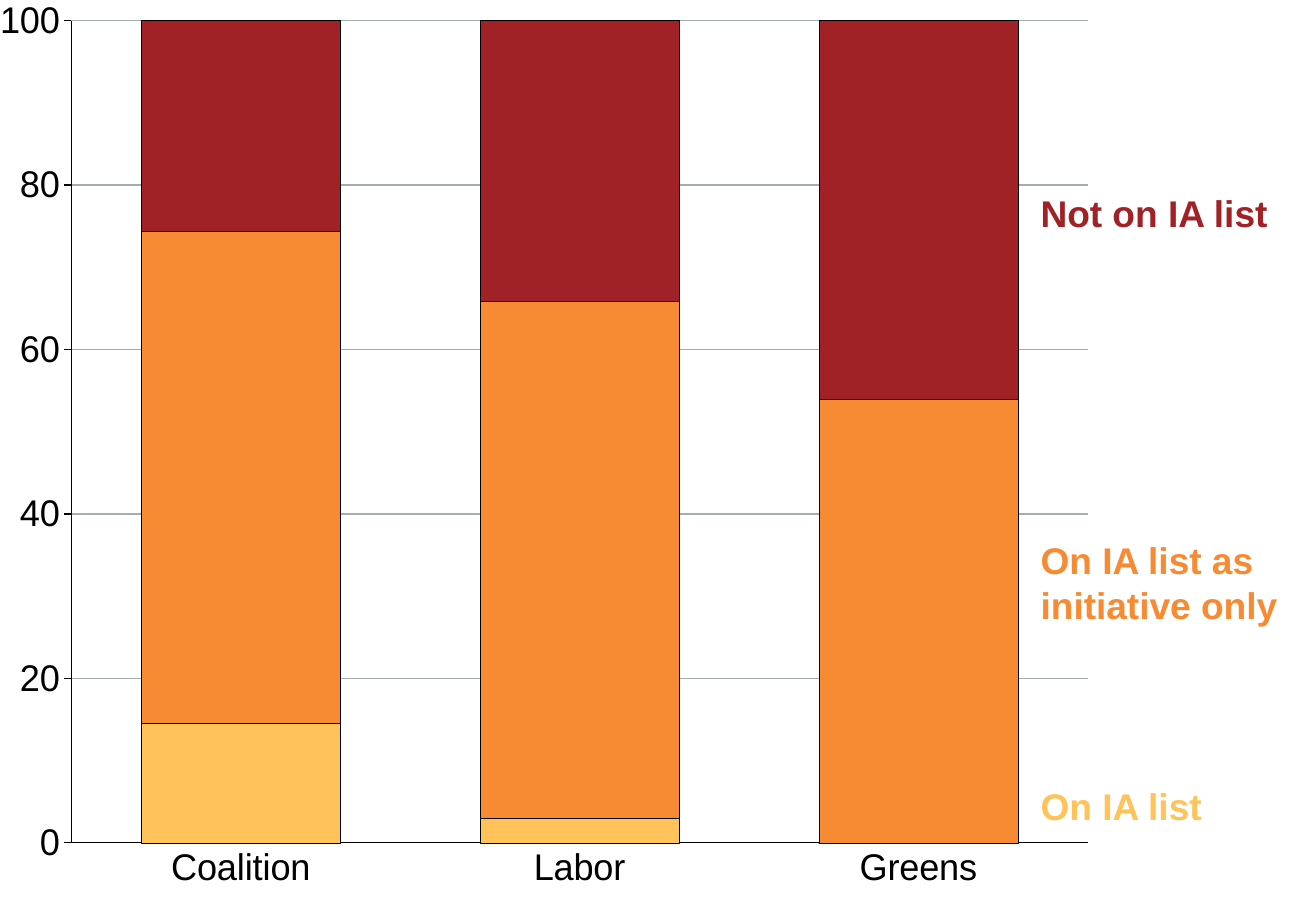
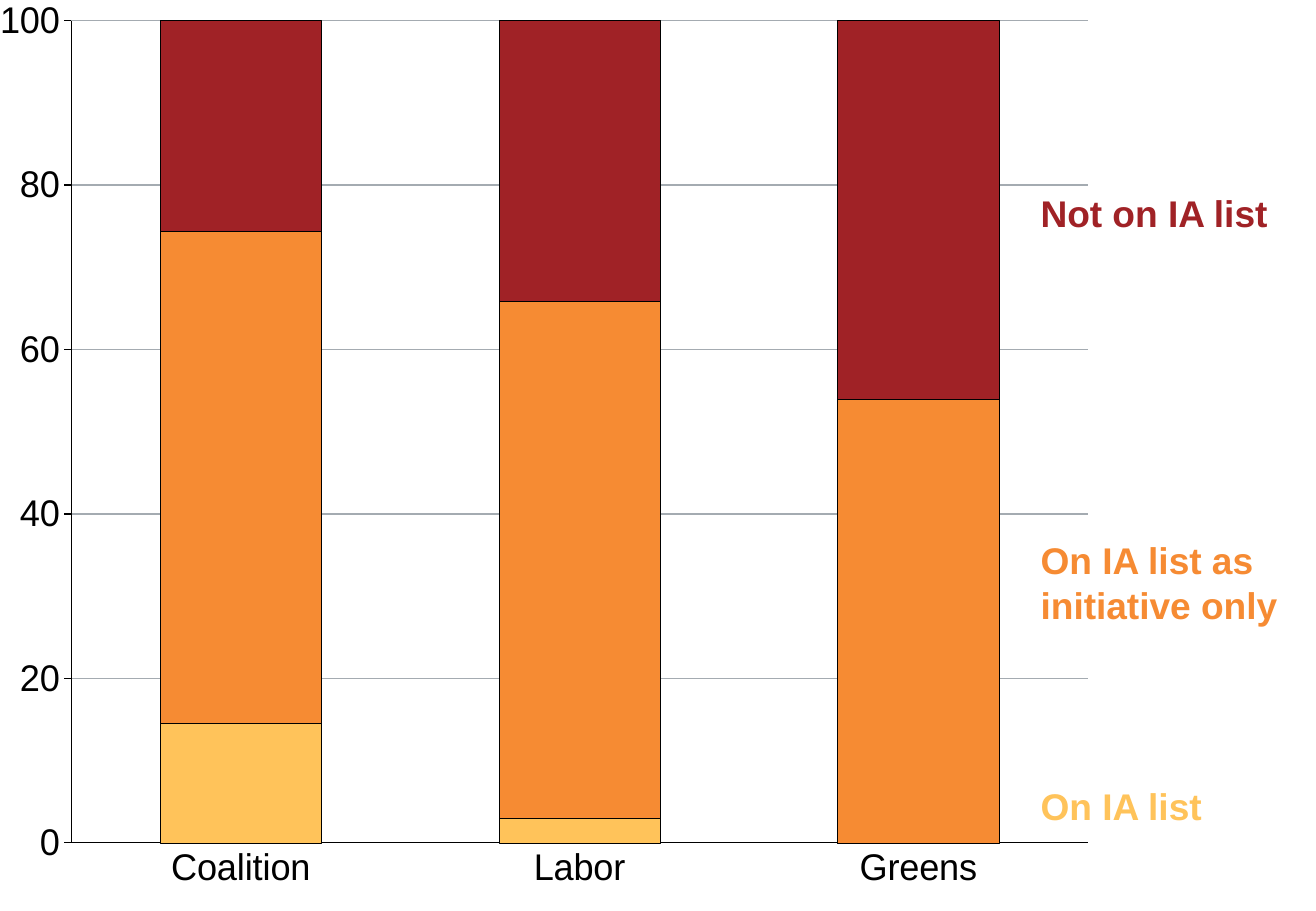
Before and after one commit to grattaninstitute/Cost-overruns-report, a slide deck: slide 9 of atlas/Charts_CO.pptx. Drawn at 1316x911 pixels with LibreOffice and Linux fonts; fonts in the diff are those of the drawing. Boxes give left, top, right and bottom in pixels: in the first picture for what was removed or moved away, otherwise in the second. Text is boxed around its words. In the diff, an @@ line names an element or a change of style, - is before the commit and + after.

```diff
--- a/atlas/Charts_CO.pptx
+++ b/atlas/Charts_CO.pptx
@@ column stacked chart at box(0, 0, 1089, 911) @@
@@ bar spacing changed @@
```
Also in this commit, not shown: 1 other slide changed, 8 other files.
